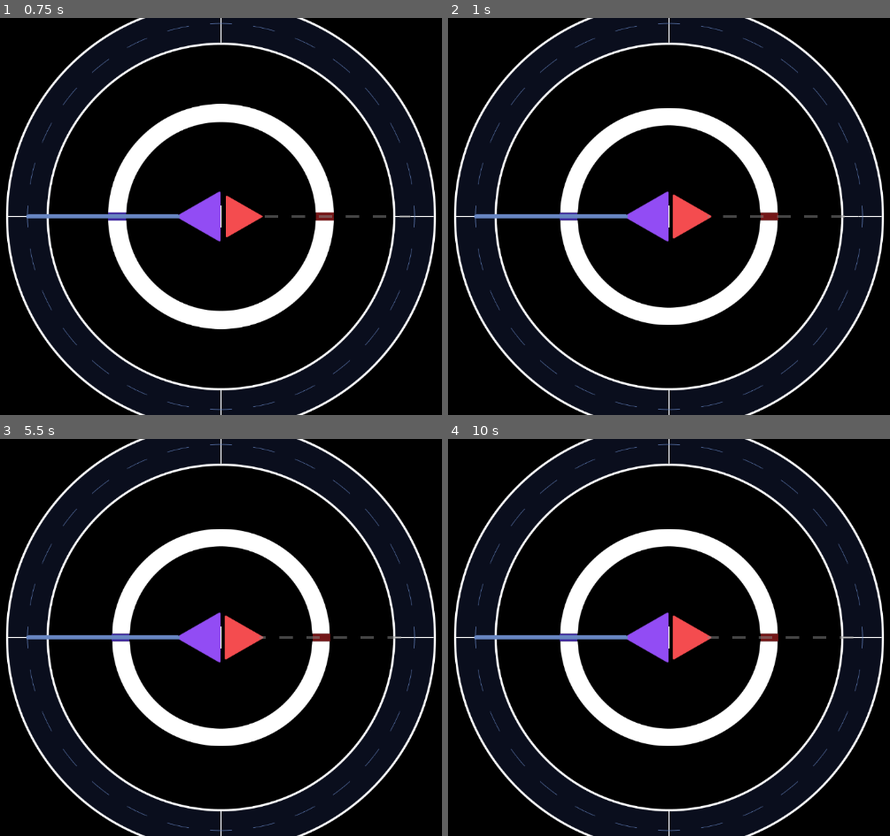
Above: before the commit, frames 1-4 (two rows, left to right).
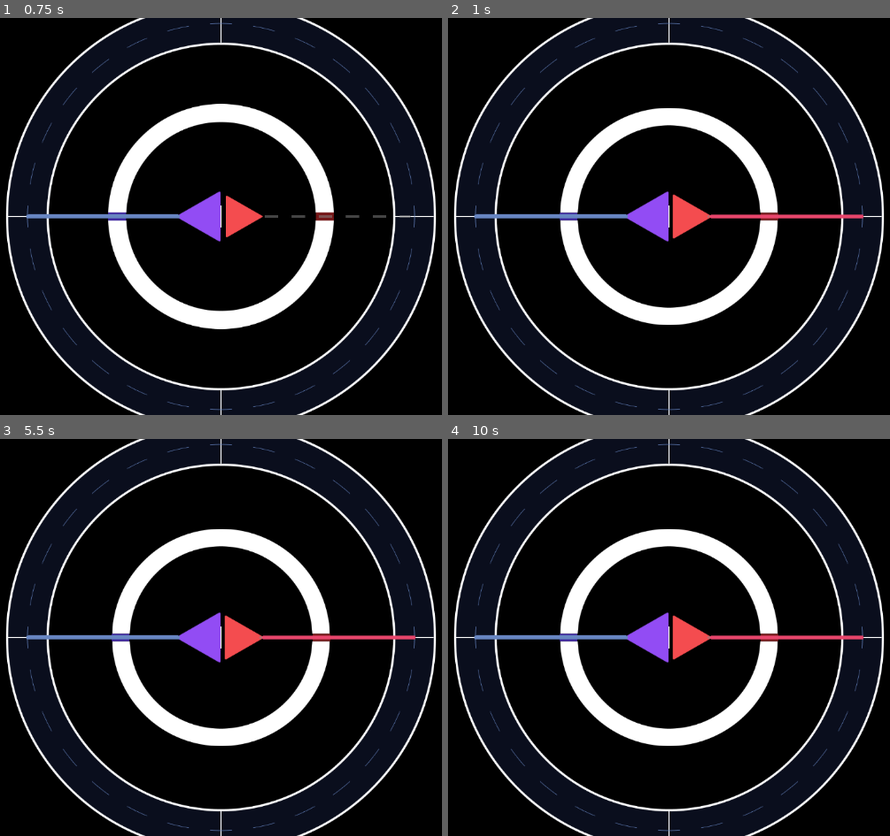
Above: after the commit, the same moments.

Repository: LovelyDream-Dev/Project-TAU
Game: Godot game, scene res://Scenes/map_world.tscn
The game is run twice, just before and just after one commit, with the same random seed, the same clock (stepped at 60 frames per second) and the same inputs. Sound files missing from this copy of the repository are replaced by a short silence.
Inputs (mouse positions are in pixels of both pictures, inside the frame that each line leads up to):
- Up to frame 1 (0.75 s): tap Enter at 0.5 s; move the mouse to (375, 196) at 0.52 s; hold S (KEY1) from 0.53 s (still down); click (375, 196) at 0.67 s
- Up to frame 2 (1 s): keep holding S (KEY1); tap J (KEY2) at 0.8 s
- Up to frame 3 (5.5 s): release S (KEY1) at 1.25 s; drag from (79, 657) to (185, 716) at 1.27 s; move the mouse to (291, 550) at 2.02 s; hold S (KEY1) 2.03-2.75 s; tap Space (SPACE) at 2.1, 3.8 s; click (291, 550) at 2.17 s; drag from (185, 716) to (8, 577) at 2.77 s; move the mouse to (433, 697) at 3.52 s; hold J (KEY2) 3.53-4.25 s; click (433, 697) at 3.67 s; drag from (8, 577) to (114, 538) at 4.27 s; move the mouse to (256, 637) at 5.02 s; hold S (KEY1) from 5.03 s (still down); click (256, 637) at 5.17 s; tap J (KEY2) at 5.3 s
- Up to frame 4 (10 s): release S (KEY1) at 5.75 s; drag from (562, 538) to (527, 657) at 5.77 s; move the mouse to (823, 617) at 6.52 s; hold S (KEY1) 6.53-7.25 s; tap Space (SPACE) at 6.6, 8.3 s; click (823, 617) at 6.67 s; drag from (527, 657) to (633, 716) at 7.27 s; move the mouse to (739, 550) at 8.02 s; hold J (KEY2) 8.03-8.75 s; click (739, 550) at 8.17 s; drag from (633, 716) to (456, 577) at 8.77 s; move the mouse to (881, 697) at 9.52 s; hold S (KEY1) from 9.53 s (still down); click (881, 697) at 9.67 s; tap J (KEY2) at 9.8 s

Frame 1 is identical in both runs. In frame 2, 0.4% of the frame differs, in the area x 59-95%, y 49-51%; in frame 3, 0.4%; in frame 4, 0.4%.

Commit message:
Added player input timing for hitting notes.

Diff:
--- a/Auotoloads/CurrentMap.gd
+++ b/Auotoloads/CurrentMap.gd
@@ -2,6 +2,7 @@
 
 var mapStarted:bool
 
+var activeNotes:Array = []
 var hitObjects:Array = []
 var timingPoints:Array = []
 var rotationPoints:Array = []
@@ -20,4 +21,4 @@
 var offsetSongIsPlaying:bool
 
 var hpDrainRate:float = 0.0
-var hitWindow:float = 0.0
+var hitWindowInSeconds:float = 0.0
--- a/Auotoloads/GlobalInput.gd
+++ /dev/null
@@ -1 +0,0 @@
-extends Node
--- a/Maestro Component/Scenes/maestro.gd
+++ b/Maestro Component/Scenes/maestro.gd
@@ -10,6 +10,7 @@
 @onready var metronome:AudioStreamPlayer = $Metronome
 @onready var mainSong:AudioStreamPlayer = $MainSong
 @onready var offsetSong:AudioStreamPlayer = $OffsetSong
+@onready var hitSound:AudioStreamPlayer = $HitSound
 
 @export var metronomeIsOn:bool = false
 @export var metronomeLeadInBeats:int
@@ -101,6 +102,8 @@
 	if mainSong.playing or offsetSong.playing:
 		mainSongPosition = mainSong.get_playback_position()
 		offsetSongPosition = offsetSong.get_playback_position()
+		CurrentMap.mainSongPosition = mainSongPosition
+		CurrentMap.offsetSongIsPlaying = offsetSongPosition
 		mainSong.stop()
 		offsetSong.stop()
 
--- a/Maestro Component/Scenes/maestro.tscn
+++ b/Maestro Component/Scenes/maestro.tscn
@@ -1,6 +1,7 @@
-[gd_scene load_steps=4 format=3 uid="uid://d011trtcheu4c"]
+[gd_scene load_steps=5 format=3 uid="uid://d011trtcheu4c"]
 
 [ext_resource type="Script" uid="uid://cos1bq2x1ak51" path="res://Maestro Component/Scenes/maestro.gd" id="1_f8jjr"]
+[ext_resource type="AudioStream" uid="uid://cg0uq4wapiked" path="res://Maestro Component/Audio Files/Metronome Click.wav" id="3_v1n8r"]
 [ext_resource type="Script" uid="uid://uuvxqgslof3d" path="res://Maestro Component/Scenes/map_data_container.gd" id="4_obsgy"]
 
 [sub_resource type="AudioStreamPolyphonic" id="AudioStreamPolyphonic_na6xd"]
@@ -27,3 +28,9 @@
 volume_db = -80.0
 
 [node name="OffsetSong" type="AudioStreamPlayer" parent="."]
+
+[node name="MetronomeClick" type="AudioStreamPlayer" parent="."]
+stream = ExtResource("3_v1n8r")
+
+[node name="HitSound" type="AudioStreamPlayer" parent="."]
+stream = ExtResource("3_v1n8r")
--- a/Maestro Component/Scenes/map_data_container.gd
+++ b/Maestro Component/Scenes/map_data_container.gd
@@ -31,7 +31,7 @@
 var version:String = ""
 
 var hpDrainRate:float = 0.0
-var hitWindow:float = 0.0
+var hitWindowInSeconds:float = 0.0
 
 func _ready() -> void:
 	parent = get_parent()
@@ -48,6 +48,8 @@
 	CurrentMap.beatsPerSecond = beatsPerSecond
 	CurrentMap.leadInBeats = leadInBeats
 	CurrentMap.leadInTime = leadInTime
+	CurrentMap.hitWindowInSeconds = hitWindowInSeconds
+	CurrentMap.hpDrainRate = hpDrainRate
 	timing_points()
 
 # --- CUSTOM FUNCTIONS ---
@@ -105,6 +107,6 @@
 	creator = ""
 	version = ""
 	hpDrainRate = 0.0
-	hitWindow = 0.0
+	hitWindowInSeconds = 0.0
 	hitObjects.clear()
 	timingPoints.clear()
--- a/Maestro Component/Scripts/file_loader.gd
+++ b/Maestro Component/Scripts/file_loader.gd
@@ -78,7 +78,7 @@
 				mapData.hpDrainRate = float(parts[1])
 			if line.begins_with("HitWindow:"):
 				var parts = line.split(":", false, 1)
-				mapData.hitWindow = float(parts[1])
+				mapData.hitWindowInSeconds = float(parts[1])/1000
 
 		# Format for timing points in the tau file: "bpm: value, time: value"
 		# Format for timing points as a dictionary: {"bpm" : value, "time" : value}
--- a/Maestro Component/Scripts/file_saver.gd
+++ b/Maestro Component/Scripts/file_saver.gd
@@ -19,7 +19,7 @@
 	file.store_line("")
 	file.store_line("[Difficulty]")
 	file.store_line("HpDrainRate: "+str(mapData.hpDrainRate))
-	file.store_line("HitWindow: "+str(mapData.hitWindow))
+	file.store_line("HitWindow: "+str(mapData.hitWindow*1000))
 	file.store_line("")
 	file.store_line("[TimingPoints]")
 	for tp:Dictionary in mapData.timingPoints:
--- a/NoteSpawnerComponent/Scenes/HitObject/hit_object.gd
+++ b/NoteSpawnerComponent/Scenes/HitObject/hit_object.gd
@@ -21,6 +21,10 @@
 ## The center that the note will move towards and look at.
 var center:Vector2
 
+var isPressed:bool
+var isDying:bool
+var missed:bool
+
 func _enter_tree() -> void:
 	noteContainerParent = get_parent()
 	var hitNote = Sprite2D.new()
@@ -37,3 +41,18 @@
 
 func set_hold_note():
 	pass
+
+func kill_note():
+	isDying = true
+	if !missed:
+		var tw = create_tween().set_ease(Tween.EASE_OUT_IN).set_trans(Tween.TRANS_LINEAR).parallel()
+		tw.tween_property(self, "modulate", Color(Color.GREEN, 0), 0.5)
+		CurrentMap.activeNotes.erase(self)
+		await tw.finished
+		self.queue_free()
+	else:
+		var tw = create_tween().set_ease(Tween.EASE_OUT_IN).set_trans(Tween.TRANS_LINEAR).parallel()
+		tw.tween_property(self, "modulate", Color(Color.RED, 0), 0.5)
+		CurrentMap.activeNotes.erase(self)
+		await tw.finished
+		self.queue_free()
--- a/NoteSpawnerComponent/Scenes/NoteSpawner/note_spawner.gd
+++ b/NoteSpawnerComponent/Scenes/NoteSpawner/note_spawner.gd
@@ -64,8 +64,8 @@
 			var spawnDistanceFromCenter = spawnSide * radiusInPixels * 2 * scrollSpeed
 			var spawnPosition = get_position_along_radius(self.position, spawnDistanceFromCenter, spawnDirection * angle)
 			var hitPosition = get_position_along_radius(self.position, spawnSide * radiusInPixels, spawnDirection * angle)
+
 			var hitObject:HitObject = HitObject.new()
-
 			var hitNoteTexture:Texture  = load("res://Default Skin/hit-note.png")
 			var hitNoteOutlineTexture:Texture = load("res://Default Skin/hit-note-outline.png")
 			hitObject.hitNoteTexture = hitNoteTexture
@@ -80,6 +80,7 @@
 			tw.tween_property(hitObject as HitObject, "position", hitPosition, startTime-mainSongPosition)
 			noteContainer.add_child(hitObject)
 			currentlySpawnedNotes.append(startTime)
+			CurrentMap.activeNotes.append(hitObject)
 
 func get_beat_from_song_position(songPosition:float) -> float:
 	return songPosition * beatsPerSecond
--- /dev/null
+++ b/Scenes/map_world.gd
@@ -0,0 +1,6 @@
+extends Node2D
+class_name MapWorld
+
+@onready var spinner:Spinner = $Spinner
+@onready var noteSpawner:NoteSpawner = $NoteSpawner
+@onready var maestro:Maestro = $Maestro
--- a/Scenes/map_world.tscn
+++ b/Scenes/map_world.tscn
@@ -1,10 +1,12 @@
-[gd_scene load_steps=4 format=3 uid="uid://cwlqwvsdycaxf"]
+[gd_scene load_steps=5 format=3 uid="uid://cwlqwvsdycaxf"]
 
+[ext_resource type="Script" uid="uid://bsogk4ey3m1ml" path="res://Scenes/map_world.gd" id="1_1ld1p"]
 [ext_resource type="PackedScene" uid="uid://7mgaervmad11" path="res://Spinner Component/Scenes/Spinner/spinner.tscn" id="1_jns38"]
 [ext_resource type="PackedScene" uid="uid://ccnlo71607y2a" path="res://NoteSpawnerComponent/Scenes/NoteSpawner/note_spawner.tscn" id="2_7tn0v"]
 [ext_resource type="PackedScene" uid="uid://d011trtcheu4c" path="res://Maestro Component/Scenes/maestro.tscn" id="3_g7os0"]
 
 [node name="MapWorld" type="Node2D"]
+script = ExtResource("1_1ld1p")
 
 [node name="BackgroundColor" type="ColorRect" parent="."]
 custom_minimum_size = Vector2(1920, 1080)
--- a/Spinner Component/Scenes/Lazer/lazer.gd
+++ b/Spinner Component/Scenes/Lazer/lazer.gd
@@ -39,6 +39,8 @@
 	if beamtw and beamtw.is_running(): beamtw.kill()
 	beamtw = create_tween().set_ease(Tween.EASE_IN).set_trans(Tween.TRANS_QUINT).parallel()
 	if activate:
+		beam.modulate.a = 1
 		beamtw.tween_property(beam, "width", beamWidth, 0.025)
 	else:
-		beamtw.tween_property(beam, "width", 0, 0.05)
+		beamtw.tween_property(beam, "width", 0, 0.2)
+		beamtw.tween_property(beam, "modulate:a", 0, 0.15)
--- a/Spinner Component/Scenes/Spinner/spinner.gd
+++ b/Spinner Component/Scenes/Spinner/spinner.gd
@@ -1,5 +1,5 @@
 extends Node2D
-class_name Player_Spinner
+class_name Spinner
 
 @onready var subRoot:Node2D = $SubRoot
 @onready var anchor:Node2D = $SubRoot/Anchor
@@ -25,9 +25,6 @@
 # --- HITRING ---
 @onready var outerRing:Node2D = $SubRoot/OuterRing
 @onready var hitRing:Node2D = $SubRoot/HitRing
-
-# --- EXPORT VALUES ---
-@export_category("Values")
 
 var bpm:float
 var secondsPerBeat:float
@@ -36,15 +33,20 @@
 ## Fractional value of a rotation that happens in one beat
 var rotationsPerBeat:float = 0.25
 
+var maestro:Maestro
+
 func _ready() -> void:
 	rotationRadiansPerBeat = TAU * rotationsPerBeat
 
 func _input(_event: InputEvent) -> void:
+	#handle_input_timing()
 	hit_node_animations()
 	body_animations()
 	animate_lazers()
 
 func _process(delta: float) -> void:
+	maestro = (get_parent() as MapWorld).maestro
+	handle_input_timing()
 	bpm = CurrentMap.bpm
 	secondsPerBeat = CurrentMap.secondsPerBeat
 	beatsPerSecond = CurrentMap.beatsPerSecond
@@ -54,9 +56,36 @@
 
 # --- CUSTOM FUNCTIONS ---
 
-func on_bpm_changed(value):
-	secondsPerBeat = 60/value
-	beatsPerSecond = value/60
+func handle_input_timing():
+	var mainSongPosition = CurrentMap.mainSongPosition
+	var hitWindowInSeconds = CurrentMap.hitWindowInSeconds
+	# Handle hit logic only for the most recent note
+	if CurrentMap.activeNotes.is_empty():
+		return
+
+	var currentNote: HitObject = CurrentMap.activeNotes.front()
+	var startTime = currentNote.startTime
+
+	if absf(mainSongPosition - startTime) < hitWindowInSeconds:
+		if currentNote.side == -1 and Input.is_action_just_pressed("KEY1"):
+			on_note_hit(currentNote)
+		elif currentNote.side == 1 and Input.is_action_just_pressed("KEY2"):
+			on_note_hit(currentNote)
+
+	# Handle misses separately
+	for hitObject:HitObject in CurrentMap.activeNotes.duplicate():
+		var endTime = hitObject.endTime
+		if mainSongPosition > endTime + hitWindowInSeconds and !hitObject.missed:
+			hitObject.missed = true
+			hitObject.kill_note()
+
+func on_note_hit(hitObject:HitObject):
+	hitObject.missed = false
+	hitObject.kill_note()
+	# Play the hitsound with offset compensation
+	if maestro.offsetInMs > 0:
+		await get_tree().create_timer(maestro.offsetInSeconds).timeout
+	maestro.hitSound.play()
 
 func rotate_spinner(delta:float):
 	anchor.rotation += rotationRadiansPerBeat  * (delta / secondsPerBeat)
--- a/project.godot
+++ b/project.godot
@@ -18,7 +18,6 @@
 [autoload]
 
 CurrentMap="*res://Auotoloads/CurrentMap.gd"
-GlobalInput="*res://Auotoloads/GlobalInput.gd"
 
 [input]
 
Not shown, removed: Auotoloads/GlobalInput.gd.uid
Not shown, added: Scenes/map_world.gd.uid
Not shown, changed: TestMaps/xaev for tau/data.tau
